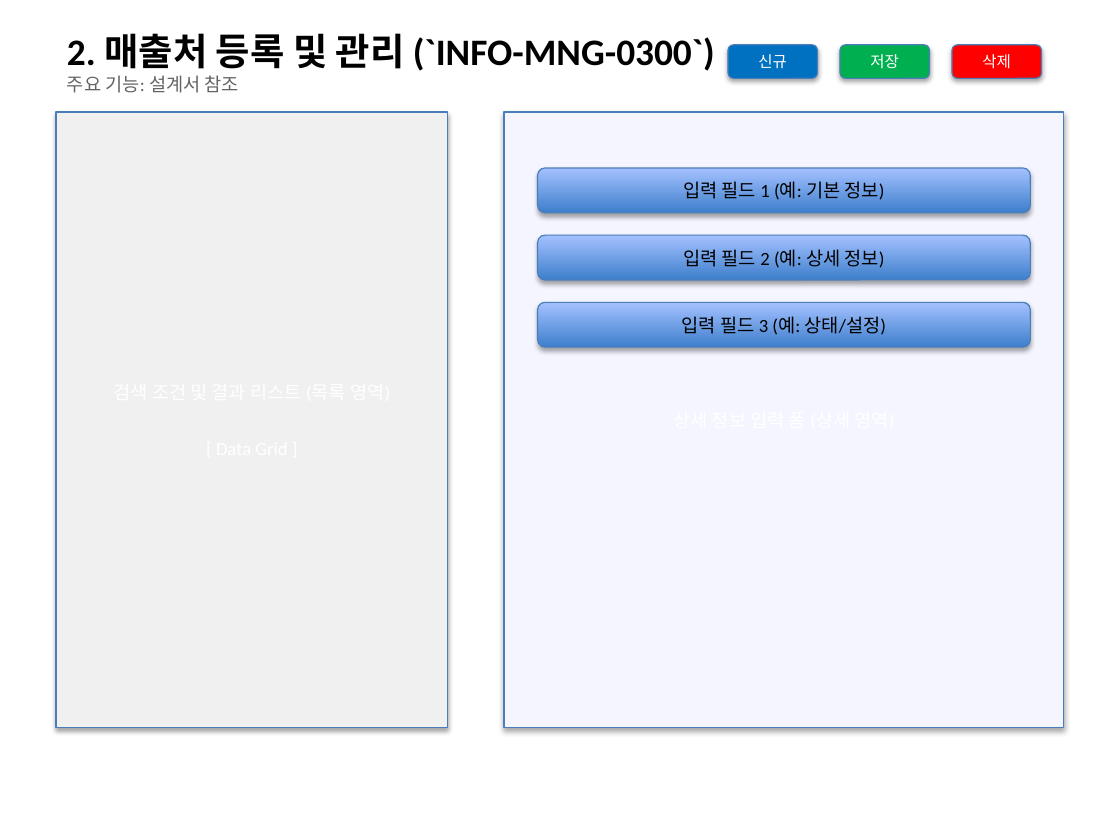
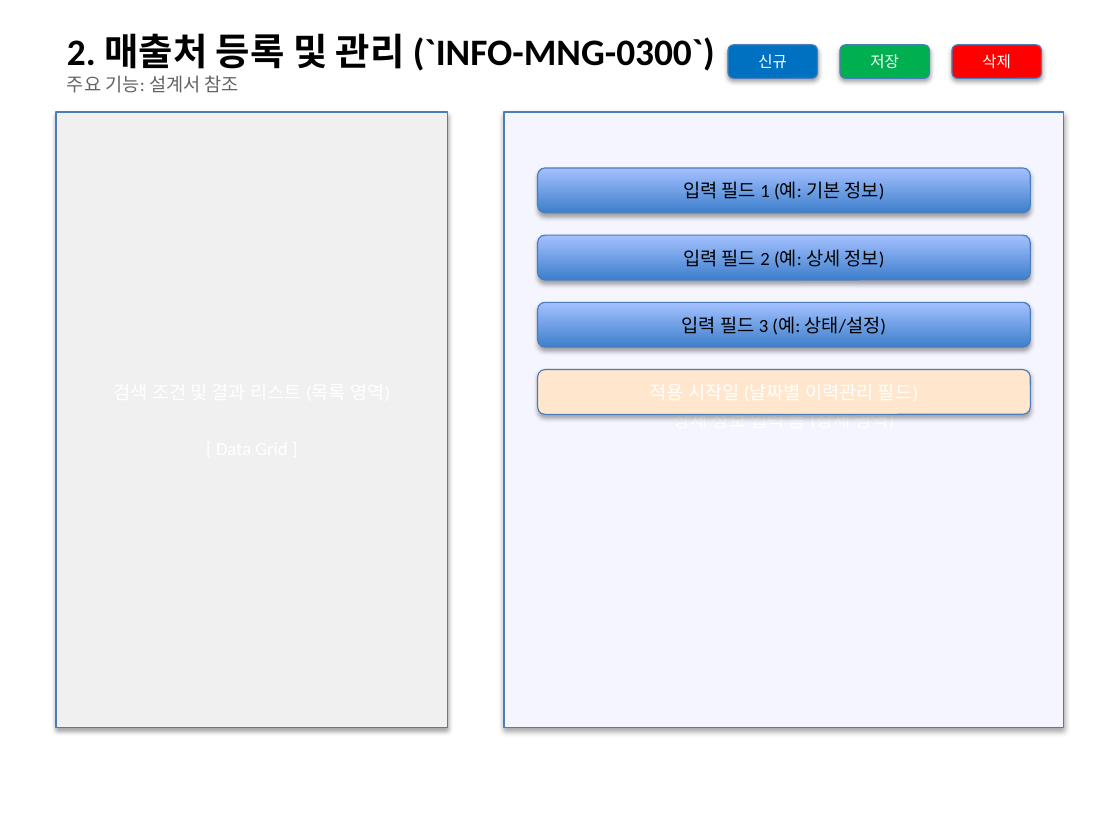
Before and after one commit to sooil-c/PSA-DOCS, a slide deck: slide 3 of 02_설계/화면정의서.pptx. Drawn at 1120x840 pixels with LibreOffice and Linux fonts; fonts in the diff are those of the drawing. Boxes give left, top, right and bottom in pixels: in the first picture for what was removed or moved away, otherwise in the second. Text is boxed around its words. In the diff, an @@ line names an element or a change of style, - is before the commit and + after.

```diff
--- a/02_설계/화면정의서.pptx
+++ b/02_설계/화면정의서.pptx
@@ rounded rectangle added at bbox=[538, 370, 1030, 414], fill #FFE6CC, outline #4B7EBC 0.75 pt @@
@@ text in rectangle at bbox=[673, 412, 894, 419]: text added @@
+상세 정보 입력 폼 (상세 영역)
```
Also in this commit, not shown: 1 other slide changed, 2 other files.
